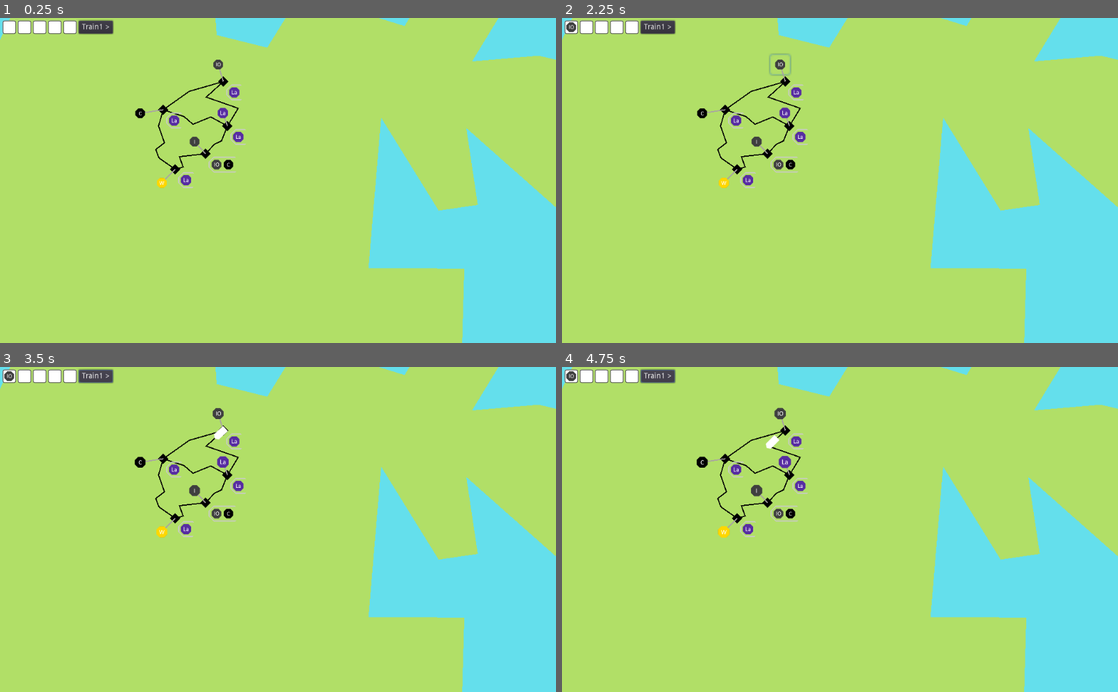
Above: before the commit, frames 1-4 (two rows, left to right).
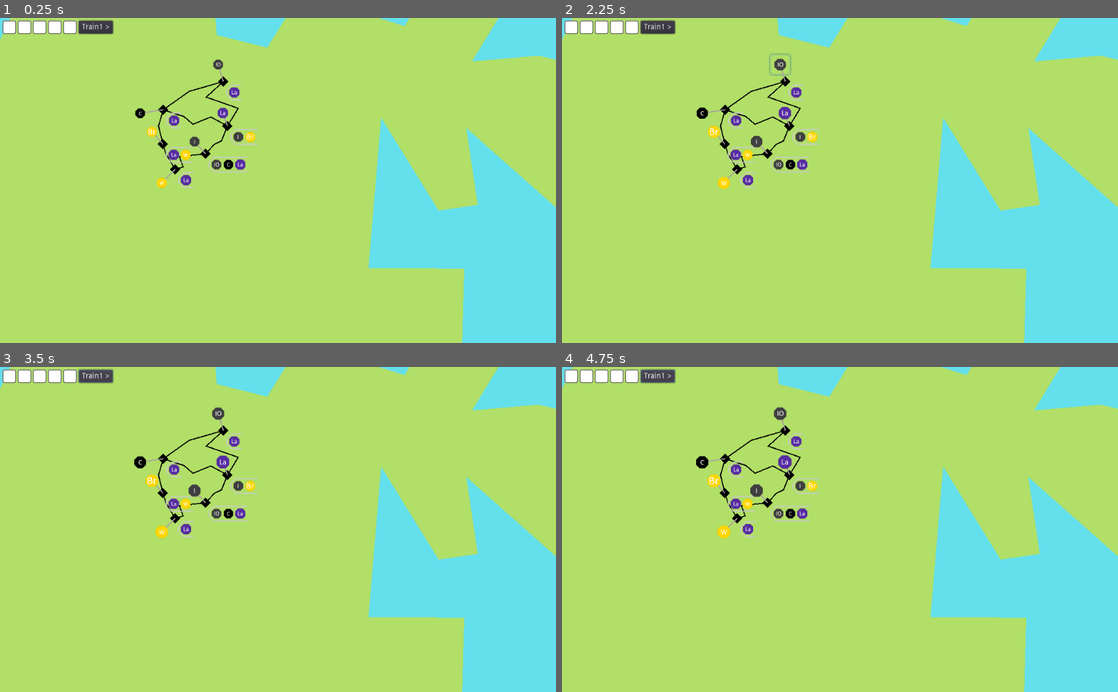
Above: after the commit, the same moments.

Repository: LeBoku/supply-chained
Game: Godot game, scene res://Game.tscn
Same seed, same stepped clock (60 frames per second), same inputs: the game is played once before the commit and once after it.
Inputs (mouse positions are in pixels of both pictures, inside the frame that each line leads up to):
- Up to frame 1 (0.25 s): no input
- Up to frame 2 (2.25 s): click "Train1 >" at 0.5 s; click (778, 63) at 1.27 s; click (778, 63) at 2.02 s
- Up to frame 3 (3.5 s): click "Train1 >" at 2.75 s
- Up to frame 4 (4.75 s): click (778, 412) at 3.52 s; click "Train1 >" at 4.25 s

The runs differ from the first frame. In frame 1, 0.5% of the frame differs, in the area x 26-47%, y 33-48%; in frame 2, 0.7%; in frame 3, 0.8%; in frame 4, 0.8%, in the area x 0-47%, y 1-53%.

Commit message:
fixed pathfinding error

Diff:
--- a/supply-chained/Game.tscn
+++ b/supply-chained/Game.tscn
@@ -70,6 +70,7 @@
 
 [node name="Town" parent="Map" instance=ExtResource( 2 )]
 position = Vector2( 153.46, 199.748 )
+requires = PoolStringArray( "iron", "bread" )
 
 [node name="Labor" parent="Map/Town" instance=ExtResource( 8 )]
 position = Vector2( -4.22884, -12.0584 )
@@ -80,11 +81,22 @@
 
 [node name="Smelter" parent="Map" instance=ExtResource( 2 )]
 position = Vector2( 133.333, 225.333 )
-requires = PoolStringArray( "iron-ore", "coal" )
+requires = PoolStringArray( "iron-ore", "coal", "labor" )
 
 [node name="Iron" parent="Map/Smelter" instance=ExtResource( 8 )]
 position = Vector2( -10.1418, -11.2385 )
 produces = "iron"
+
+[node name="Rail6" parent="Map" instance=ExtResource( 3 )]
+points = PoolVector2Array( 105.54, 238.907, 96.9245, 225.797, 94.3025, 219.055 )
+
+[node name="Mill" parent="Map" instance=ExtResource( 2 )]
+position = Vector2( 94.0024, 216.343 )
+requires = PoolStringArray( "labor", "wheat" )
+
+[node name="Mill" parent="Map/Mill" instance=ExtResource( 8 )]
+position = Vector2( -10.1418, -11.2385 )
+produces = "bread"
 
 [node name="Rail5" parent="Map" instance=ExtResource( 3 )]
 points = PoolVector2Array( 133.444, 225.105, 141.432, 216.556, 147.982, 213.421, 152.364, 200.439 )
@@ -97,7 +109,7 @@
 produces = "wheat"
 
 [node name="Rail2" parent="Map" instance=ExtResource( 3 )]
-points = PoolVector2Array( 104.667, 239.666, 90.381, 229.187, 87.4378, 221.409, 95.4242, 215.128, 90, 199.666, 92.6667, 184.666 )
+points = PoolVector2Array( 95.4242, 215.128, 90, 199.666, 92.6667, 184.666 )
 
 [node name="Train1" type="Polygon2D" parent="."]
 visible = false
--- a/supply-chained/material/material_helper.gd
+++ b/supply-chained/material/material_helper.gd
@@ -6,6 +6,7 @@
 	"iron-ore": preload("res://material/icons/iron-ore.png"),
 	"iron": preload("res://material/icons/iron.png"),
 	"wheat": preload("res://material/icons/wheat.png"),
+	"bread": preload("res://material/icons/bread.png"),
 	"wood": preload("res://material/icons/wood.png"),
 	"labor": preload("res://material/icons/labor.png"),
 }
--- a/supply-chained/route-builder/RouteBuilder.gd
+++ b/supply-chained/route-builder/RouteBuilder.gd
@@ -20,20 +20,20 @@
 func add_step(station: Station, production: Production):
 	enable_stops(false)
 
-	if len(steps) > 0:
-		for intermediate_station in get_steps_between(steps[-1][0], station):
-			steps.append([intermediate_station, []])
-
 	if len(steps) > 0 and station == steps[-1][0]:
 		steps[-1][1].append(production)
 		enable_stops(true)
+	else:
+		if len(steps) > 0:
+			for intermediate_station in get_steps_between(steps[-1][0], station):
+				steps.append([intermediate_station, []])
 
-	elif len(steps) > 1 and station == steps[0][0]:
-		emit_signal("route_finalized")
+		if len(steps) > 1 and station == steps[0][0]:
+			emit_signal("route_finalized")
 
-	else:
-		steps.append([station, [production]])
-		enable_stops(true)
+		else:
+			steps.append([station, [production]])
+			enable_stops(true)
 
 func enable_stops(enabled: bool):
 	for p in get_tree().get_nodes_in_group('Production'):
Binary file added: supply-chained/material/icons/bread.png
Not shown, added: supply-chained/material/icons/bread.png.import
